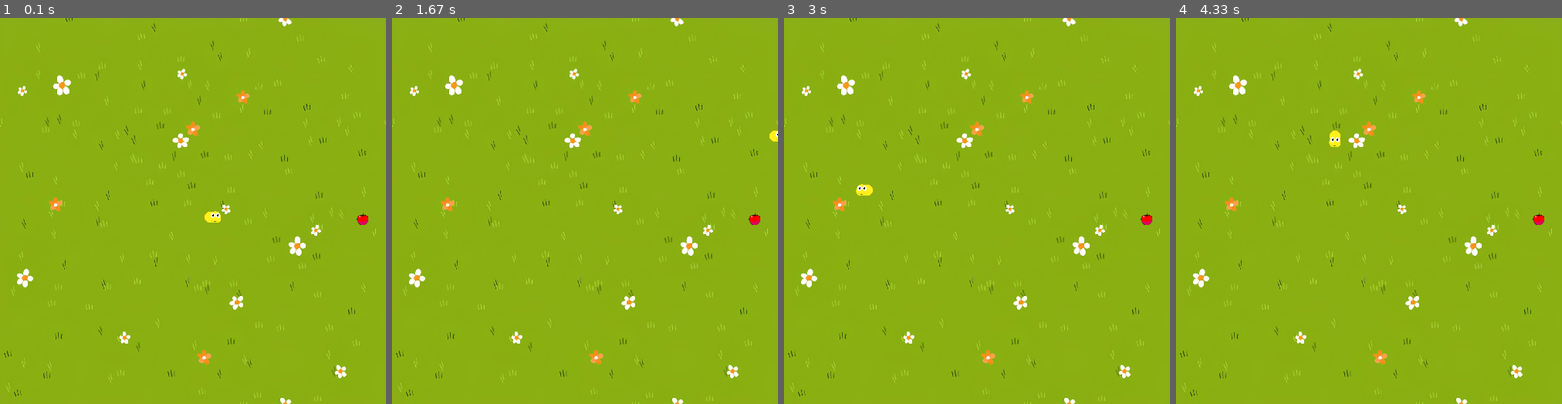
Above: before the commit, frames 1-4 (left to right).
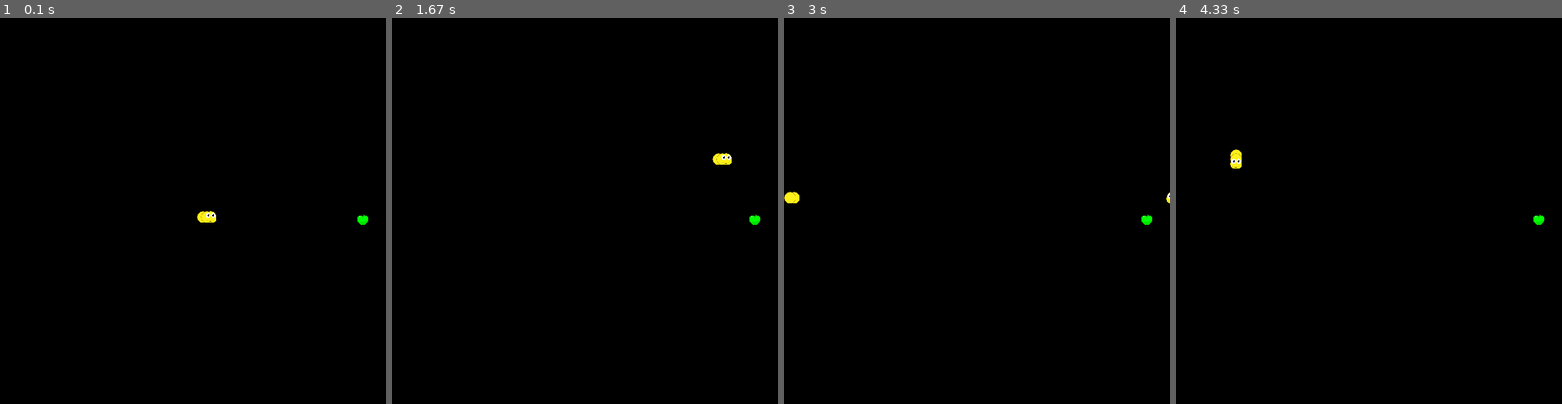
Above: after the commit, the same moments.

Repository: ParimalAhire/Programs
Game: pygame game, started from snake/snake.py
Same seed, same stepped clock (60 frames per second), same inputs: the game is played once before the commit and once after it.
Inputs:
- Up to frame 1 (0.1 s): no input
- Up to frame 2 (1.67 s): hold Right 0.33-0.8 s; hold Up 0.83-1.3 s; hold Right from 1.33 s (still down)
- Up to frame 3 (3 s): release Right at 1.8 s; hold Down 2.4-2.7 s; hold Left from 2.73 s (still down)
- Up to frame 4 (4.33 s): release Left at 3.13 s; hold Up 3.17-3.53 s; hold Right 3.57-4.2 s; hold Down from 4.23 s (still down)

The runs differ from the first frame. In frame 1, 100% of the frame differs, in the area x 0-100%, y 0-100%; in frame 2, 100%; in frame 3, 100%; in frame 4, 100%.

Commit message:
Snake Growth
Snake Growth based on the apple consumed

Diff:
--- a/snake/snake.py
+++ b/snake/snake.py
@@ -1,4 +1,3 @@
-from enum import Flag
 import pygame
 import random
 
@@ -7,7 +6,7 @@
 #Constants
 WIDTH = 500
 HEIGHT = 500
-MOVEMENT = 7
+MOVEMENT = 5
 FPS = 30
 IMGX = 15
 IMGY = 15
@@ -59,6 +58,8 @@
 		if not growth:
 			self.segments.pop()
 
+		growth = False
+
 		#if (self.wall_collision(next_pos)):
 		#	self.reset_position()
 
@@ -106,8 +107,13 @@
 
 	#Initializing Apple Element
     def __init__(self):
-        self.apple_img = pygame.image.load("images/apple_red_64.png")
-        self.apple_img = pygame.transform.scale(self.apple_img, (IMGX, IMGY))
+        self.apple_green_img = pygame.image.load("images/apple_green_64.png")
+        self.apple_green_img = pygame.transform.scale(self.apple_green_img, (IMGX, IMGY))
+
+        self.apple_red_img = pygame.image.load("images/apple_red_64.png")
+        self.apple_red_img = pygame.transform.scale(self.apple_red_img, (IMGX,IMGY))
+
+        self.apple = self.apple_green_img
         self.apple_pos = (WIDTH // 2, HEIGHT // 2)
 
     #Spawning apple
@@ -118,6 +124,10 @@
             x = random.randint(0, WIDTH - IMGX)
             y = random.randint(0, HEIGHT - IMGY)
             self.apple_pos = (x, y)
+            self.fruit_selection()
+            return True
+
+        return False
 
     #Check if the snake collides with the apple
     def apple_collision(self, snake_head_pos):
@@ -129,8 +139,15 @@
 
     #Render the apple
     def load_apple(self):
-
-    	Screen.blit(self.apple_img,self.apple_pos)
+        Screen.blit(self.apple, self.apple_pos)
+
+    def fruit_selection(self):
+        probability = random.randint(1,5)
+        if probability == 5:
+            self.apple = self.apple_red_img
+        else:
+       		self.apple = self.apple_green_img
+
 
 
 
@@ -174,7 +191,8 @@
 			self.snake.move(self.growth)
 
 			#Refreshing the background Image
-			Screen.blit(self.snake.background_image, (0, 0))
+			#Screen.blit(self.snake.background_image, (0, 0))
+			Screen.fill((0,0,0))
 
 			#Checking self collision
 			if self.snake.self_collision():
@@ -183,14 +201,8 @@
 			#Obtaining the head point
 			head = self.snake.get_head_position()
 
-			#Spawn the apple
-			self.apple.spawn_apple(head)
-
-			#Apple Collision
-			if self.apple.apple_collision(head):
-				self.growth = True
-			else:
-				self.growth = False
+			#Spawn the apple and check collision and return if the snake has growth or not
+			self.growth = self.apple.spawn_apple(head)
 
 			#Render the snake and apple
 			self.snake.load_snake(self.snake.snake_head,self.snake.snake_body)
Binary file added: snake/images/apple_green_64.png
